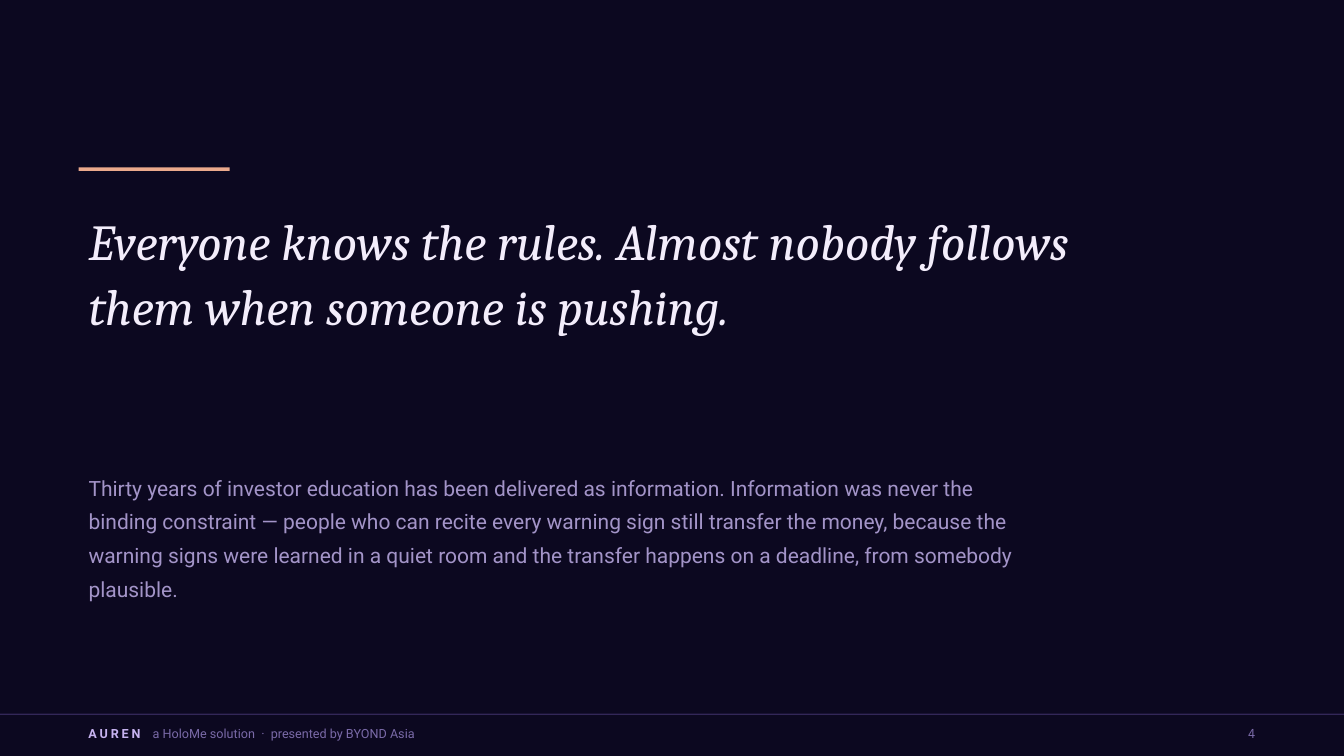
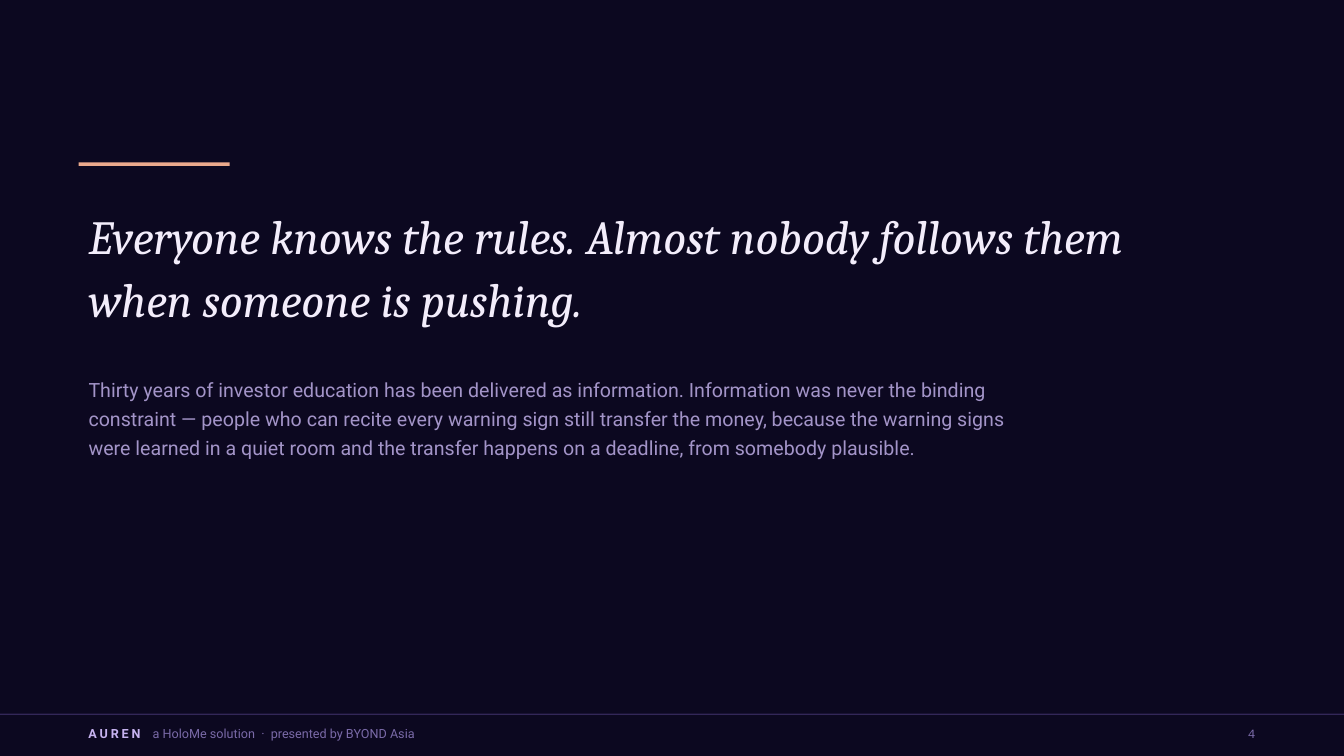
Before and after one commit to Fred-Byond/dengar, a slide deck: slide 5 of docs/AUREN-IOSCO-Pitch-Deck-HoloMe-v2.pptx. Drawn at 1344x756 pixels with LibreOffice and Linux fonts; fonts in the diff are those of the drawing. Boxes give left, top, right and bottom in pixels: in the first picture for what was removed or moved away, otherwise in the second. Text is boxed around its words. In the diff, an @@ line names an element or a change of style, - is before the commit and + after.

```diff
--- a/docs/AUREN-IOSCO-Pitch-Deck-HoloMe-v2.pptx
+++ b/docs/AUREN-IOSCO-Pitch-Deck-HoloMe-v2.pptx
@@ rectangle: place and size @@
-rectangle at (79, 167, 230, 171)
+rectangle at (79, 162, 230, 166)
@@ text "Everyone knows the rules. Almost ..." at (89, 221, 1123, 328): size 36 to 34 pt; line spacing 46pt to 44.9pt @@
@@ text "Thirty years of investor education ...": place and size @@
-text "Thirty years of investor education ..." at (89, 480, 1012, 602)
+text "Thirty years of investor education ..." at (89, 382, 1004, 459)
@@ text "Thirty years of investor education ..." at (89, 382, 1004, 459): size 15 to 14 pt; line spacing 24pt to 21pt; vertical alignment middle to top @@
```
Also in this commit, not shown: 33 other slides changed, 11 other files.
